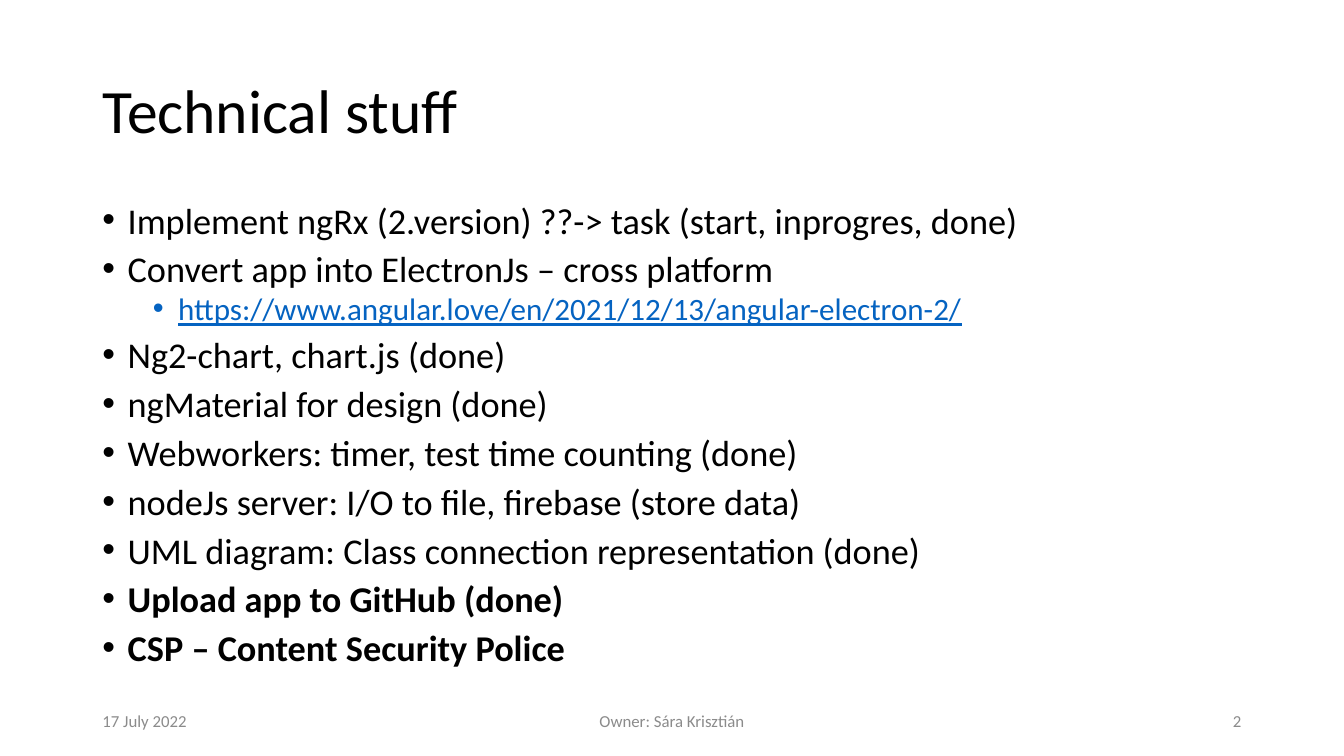
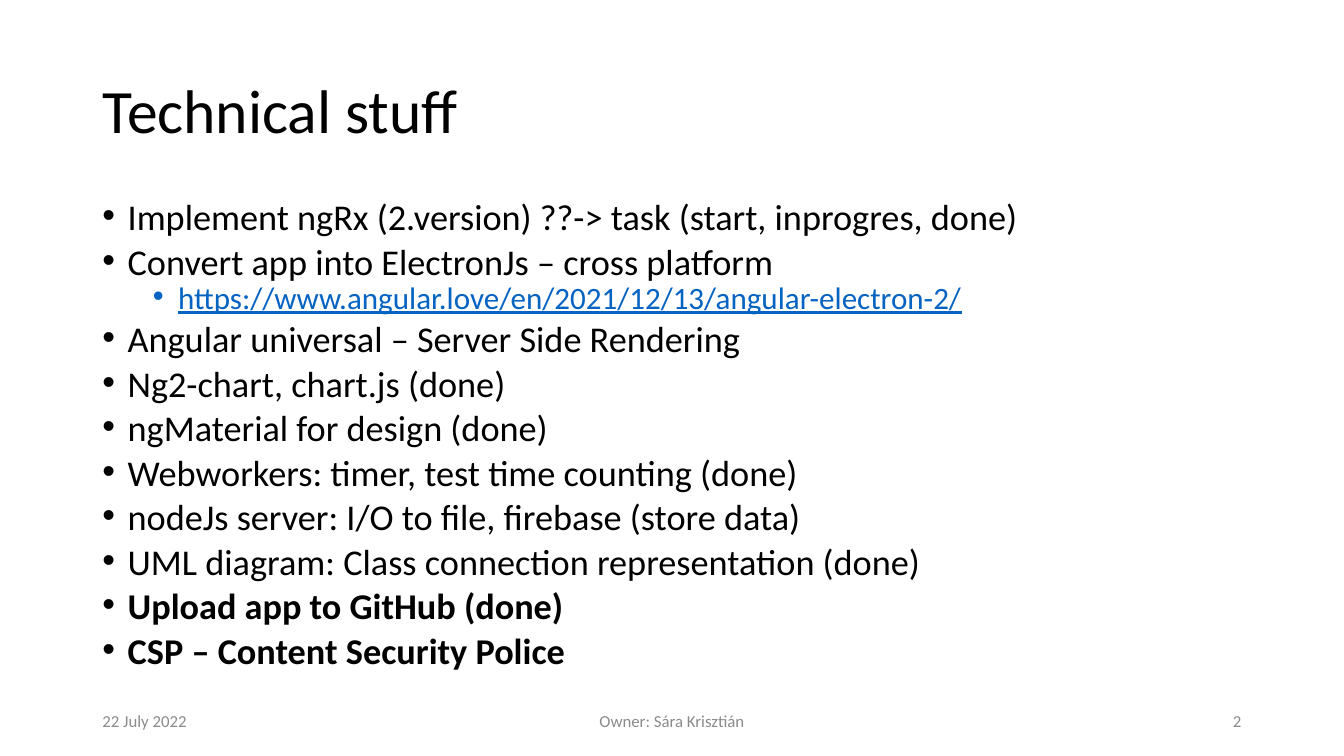
Before and after one commit to krisztian14testgit/ng-task-monitor, a slide deck: slide 2 of plan/TaskTracingApp.pptx. Drawn at 1344x756 pixels with LibreOffice and Linux fonts; fonts in the diff are those of the drawing; background and template pictures are left out. Boxes give left, top, right and bottom in pixels: in the first picture for what was removed or moved away, otherwise in the second. Text is boxed around its words. In the diff, an @@ line names an element or a change of style, - is before the commit and + after.

```diff
--- a/plan/TaskTracingApp.pptx
+++ b/plan/TaskTracingApp.pptx
@@ text at <box>128,203,1017,670</box>: line spacing 0.8 to 0.7 @@
@@ text at <box>128,326,740,359</box>: paragraph added @@
+• Angular universal – Server Side Rendering
@@ text at <box>102,715,187,730</box>: text changed @@
-17 July 2022
+22 July 2022
```
Also in this commit, not shown: 8 other slides changed.
